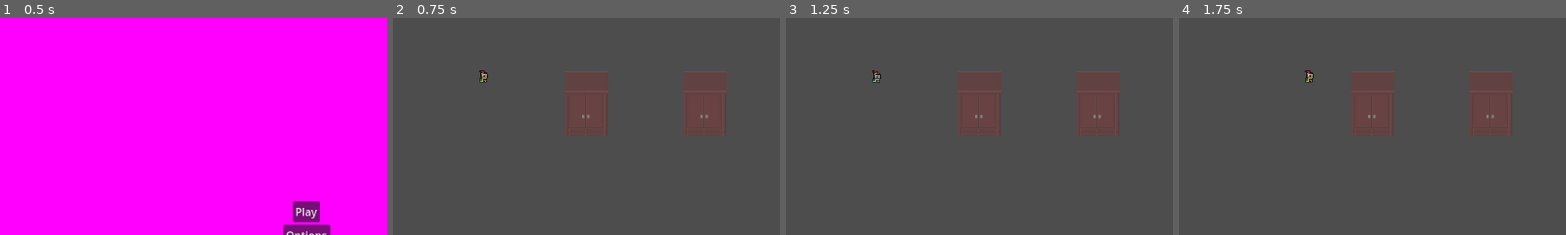
Above: before the commit, frames 1-4 (left to right).
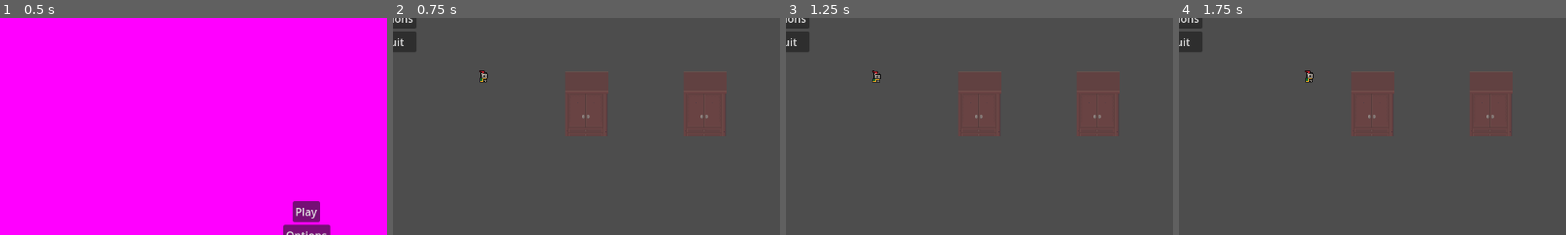
Above: after the commit, the same moments.

Repository: IES-Rafael-Alberti/GameOff2024RogueLab
Game: Godot game, scene res://scenes/prueva_movimiento.tscn
Same seed, same stepped clock (60 frames per second), same inputs: the game is played once before the commit and once after it.
Inputs:
- Up to frame 1 (0.5 s): no input
- Up to frame 2 (0.75 s): click "Play" at 0.5 s
- Up to frame 3 (1.25 s): no input
- Up to frame 4 (1.75 s): hold D (right) from 1.28 s (still down); tap E (interancion) at 1.35 s
The pictures show only the part of the screen within x 0-50%, y 0-50%; the shares and areas given below are measured in that part.

Frame 1 is identical in both runs. In frame 2, 0.8% of the frame differs, in the area x 0-7%, y 0-16%; in frame 3, 0.8%; in frame 4, 0.8%.

Commit message:
Merge Option Manager, GameManager and Canvas Manager (conflicts)

Diff:
--- a/scenes/menus/main_menu.tscn
+++ b/scenes/menus/main_menu.tscn
@@ -14,15 +14,21 @@
 script = ExtResource("2_au0p8")
 
 [node name="ColorRect" type="ColorRect" parent="."]
-layout_mode = 2
-offset_right = 1152.0
-offset_bottom = 648.0
+layout_mode = 1
+anchors_preset = 15
+anchor_right = 1.0
+anchor_bottom = 1.0
+grow_horizontal = 2
+grow_vertical = 2
 color = Color(1, 0, 1, 1)
 
 [node name="MarginContainer" type="MarginContainer" parent="."]
-layout_mode = 2
-offset_right = 1152.0
-offset_bottom = 648.0
+layout_mode = 1
+anchors_preset = 15
+anchor_right = 1.0
+anchor_bottom = 1.0
+grow_horizontal = 2
+grow_vertical = 2
 theme_override_constants/margin_left = -240
 
 [node name="HBoxContainer" type="HBoxContainer" parent="MarginContainer"]
--- a/scenes/prueva_movimiento.tscn
+++ b/scenes/prueva_movimiento.tscn
@@ -1,8 +1,9 @@
-[gd_scene load_steps=7 format=4 uid="uid://dqq6shoxeay2t"]
+[gd_scene load_steps=8 format=4 uid="uid://dqq6shoxeay2t"]
 
 [ext_resource type="PackedScene" uid="uid://bumaujc3plt5v" path="res://scenes/jugador.tscn" id="1_pxey0"]
 [ext_resource type="Texture2D" uid="uid://d3vpgj14n75bt" path="res://assets/assets/A4.png" id="2_vh4uo"]
 [ext_resource type="Texture2D" uid="uid://dio3acuttcete" path="res://assets/assets/Inside_C.png" id="3_d2vf6"]
+[ext_resource type="PackedScene" uid="uid://duy3qiitluf1l" path="res://scenes/menus/pause_menu.tscn" id="4_qniig"]
 
 [sub_resource type="TileSetAtlasSource" id="TileSetAtlasSource_adcy8"]
 texture = ExtResource("2_vh4uo")
@@ -1923,3 +1924,7 @@
 [node name="TileMapLayer" type="TileMapLayer" parent="."]
 tile_map_data = PackedByteArray("AAAQAAUAAQAcAAoAAAAQAAYAAQAcAAsAAAAQAAcAAQAcAAwAAAAQAAgAAQAcAA0AAAAQAAkAAQAcAA4AAAAQAA …(688 unchanged characters)…
 tile_set = SubResource("TileSet_ccr7y")
+
+[node name="PauseMenu" parent="." instance=ExtResource("4_qniig")]
+size_flags_horizontal = 3
+size_flags_vertical = 3
--- a/scripts/globals/CanvasManager.gd
+++ b/scripts/globals/CanvasManager.gd
@@ -7,6 +7,7 @@
 var black_and_white_effect:bool
 
 var current_menu
+var pause_menu
 
 const MAIN_MENU = preload("res://scenes/menus/main_menu.tscn")
 const PAUSE_MENU = preload("res://scenes/menus/pause_menu.tscn")
@@ -42,8 +43,20 @@
 
 func play_pause_menu():
 	current_menu="PAUSE_MENU"
-	get_tree().change_scene_to_packed(PAUSE_MENU)
+
+	if pause_menu == null:
+		pause_menu = PAUSE_MENU.instantiate()
+		get_tree().current_scene.add_child(pause_menu)
+		pass
+
+	pause_menu.visible=true
+
+	#cambiar escena de pausa completamente
+	#get_tree().change_scene_to_packed(PAUSE_MENU)
 	pass
+
+func play_resume_pause_menu():
+	pause_menu.visible=false
 
 func play_options_menu():
 	get_tree().change_scene_to_packed(OPTION_MENU)
@@ -52,9 +65,9 @@
 
 func play_current_menu():
 	if current_menu == "MAIN_MENU":
-		get_tree().change_scene_to_packed(MAIN_MENU)
+		play_main_menu()
 	elif  current_menu == "PAUSE_MENU":
-		get_tree().change_scene_to_packed(PAUSE_MENU)
+		play_pause_menu()
 	pass
 
 func play_main_scene():
--- a/scripts/globals/gameManager.gd
+++ b/scripts/globals/gameManager.gd
@@ -1,4 +1,6 @@
 extends Node
+
+var positionPlayer:Vector2
 
 #variables
 var flag1 = false
--- a/scripts/globals/optionManager.gd
+++ b/scripts/globals/optionManager.gd
@@ -14,6 +14,7 @@
 
 
 func onChangeVSync():
+	print("Changed VSync")
 	if vsync:
 		DisplayServer.VSyncMode.VSYNC_ENABLED
 	else:
--- a/scripts/jugador.gd
+++ b/scripts/jugador.gd
@@ -18,9 +18,12 @@
 	if Input.is_action_just_pressed("escape"):
 		if OptionManager.flagMenuPausa:
 			OptionManager.flagMenuPausa = false
+			CanvasManager.play_resume_pause_menu()
 			print("MenuPausa: " + str(OptionManager.flagMenuPausa) )
 		else:
 			OptionManager.flagMenuPausa = true
+			GameManager.positionPlayer=position
+			CanvasManager.play_pause_menu()
 			print("MenuPausa: " + str(OptionManager.flagMenuPausa))
 
 	#endregion
--- a/scripts/menus/option_menu.gd
+++ b/scripts/menus/option_menu.gd
@@ -8,16 +8,20 @@
 
 
 func _on_volume_master_slider_value_changed(value: float) -> void:
+	OptionManager.volumenMaster = value
 	pass # Replace with function body.
 
 
 func _on_volume_music_slider_value_changed(value: float) -> void:
+	OptionManager.volumenMusic=value
 	pass # Replace with function body.
 
 
 func _on_volume_sfx_slider_value_changed(value: float) -> void:
+	OptionManager.volumenSFX = value
 	pass # Replace with function body.
 
 
 func _on_v_sync_check_button_toggled(toggled_on: bool) -> void:
+	OptionManager.vsync=toggled_on
 	pass # Replace with function body.
--- a/scripts/menus/pause_menu.gd
+++ b/scripts/menus/pause_menu.gd
@@ -2,6 +2,8 @@
 
 
 func _on_resume_button_pressed() -> void:
+	OptionManager.flagMenuPausa = false
+	CanvasManager.play_resume_pause_menu()
 	pass # Replace with function body.
 
 
